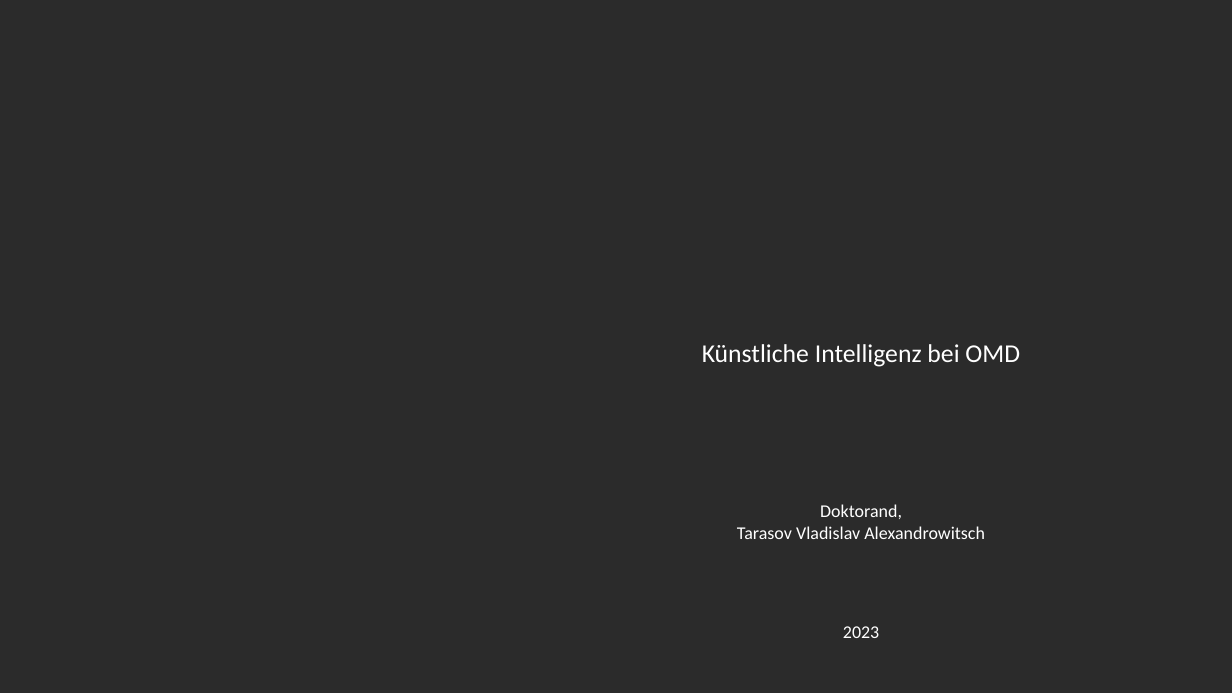
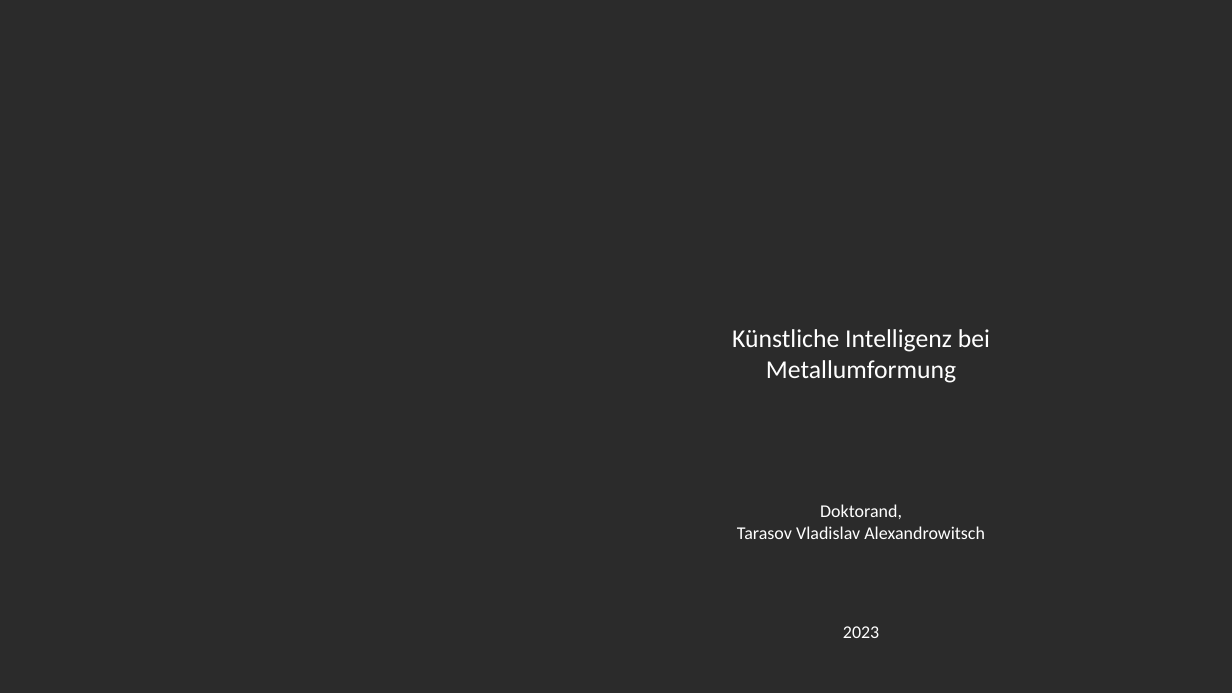
Before and after one commit to NeoWlad/Deutsch, a slide deck: slide 1 of Presentation_Tarasov.pptx. Drawn at 1232x693 pixels with LibreOffice and Linux fonts; fonts in the diff are those of the drawing; background and template pictures are left out; a plain dark background stands for a picture behind light text. Boxes give left, top, right and bottom in pixels: in the first picture for what was removed or moved away, otherwise in the second. Text is boxed around its words. In the diff, an @@ line names an element or a change of style, - is before the commit and + after.

```diff
--- a/Presentation_Tarasov.pptx
+++ b/Presentation_Tarasov.pptx
@@ text at (732, 329, 990, 383): text changed @@
-Künstliche Intelligenz bei OMD
+Künstliche Intelligenz bei Metallumformung
```
Also in this commit, not shown: 1 other file.
